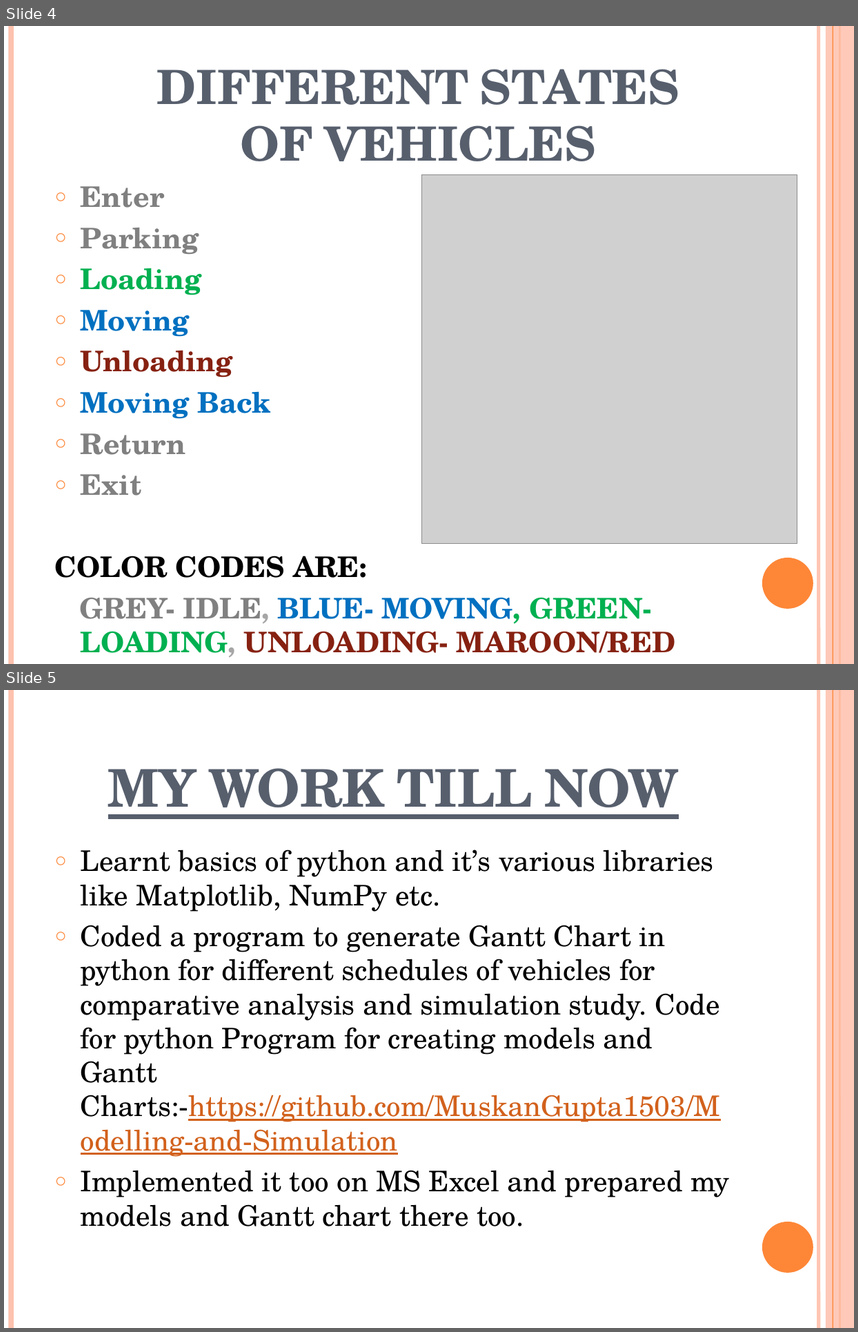
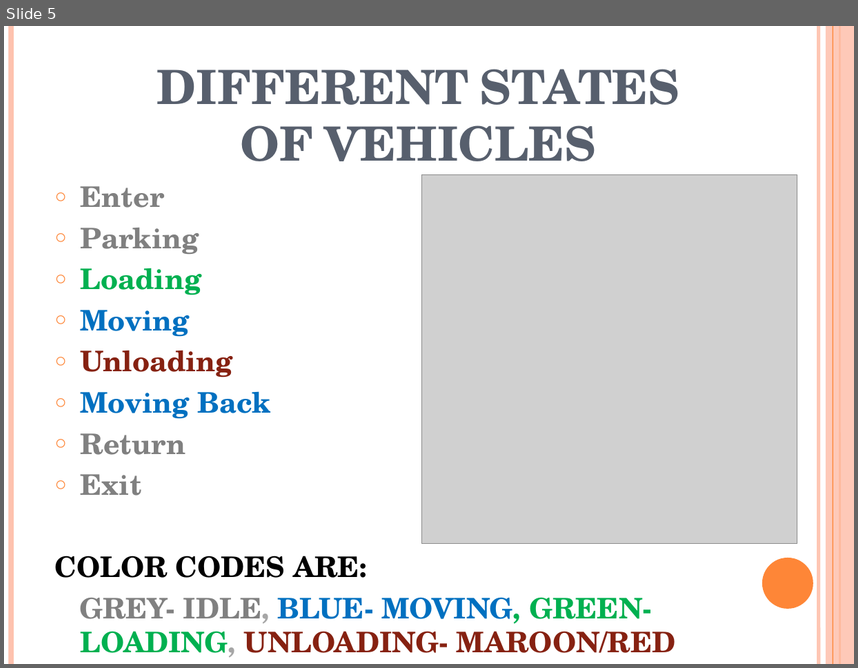
Before and after one commit to MuskanGupta1503/Modelling-and-Simulation, a slide deck: Presentation/2K19-SE-077-MnS.pptx. Shown one above the other, each under a label of ours: slides 4 and 5 before the commit, slide 5 after it. The pictures are 858x1332 and 858x668 pixels, drawn with LibreOffice and Linux fonts; fonts in the diff are those of the drawing; grey boxes stand for pictures. Boxes give left, top, right and bottom in pixels: in the first picture for what was removed or moved away, otherwise in the second. Text is boxed around its words. In the diff, an @@ line names an element or a change of style, - is before the commit and + after.

```diff
--- a/Presentation/2K19-SE-077-MnS.pptx
+++ b/Presentation/2K19-SE-077-MnS.pptx
@@ slide 5 removed at (4,690,854,1328), background #FFFFFF; not listed: 6 template elements that a slide beside it also shows @@
@@ title removed at (108,768,679,819) @@
-MY WORK TILL NOW
@@ text removed at (81,849,730,1226) @@
-○ Learnt basics of python and it’s various libraries like Matplotlib, NumPy etc.
-○ Coded a program to generate Gantt Chart in python for different schedules of vehicles for comparative analysis and simulation study. Code for python Program for creating models and Gantt Charts:-https://github.com/MuskanGupta1503/Modelling-and-Simulation
-○ Implemented it too on MS Excel and prepared my models and Gantt chart there too.
@@ what was slide 4 is now slide 5 @@
```
Also in this commit, not shown: 1 slide changed, 7 slides added, 2 other slides removed, 3 other files.
